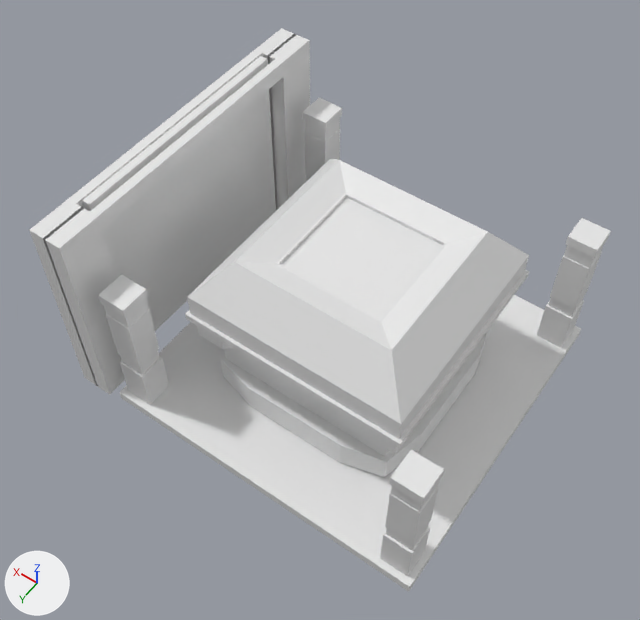
An edit to the Blender file Assets/Assets/Obj/Station.blend, drawn before and after from the same camera.
Both versions are drawn from a 50 mm lens placed at (-1.6, 2.62, 4.46), pointed at (0.17, 0.14, 0.57). Every picture has the same lights, and +X, +Y and +Z are marked at lower left. Materials are left out; every surface is plain grey.

The first picture shows 'Cube', 'Hijack', 'OnewayGate_Gate', 'OnewayGate_Movable', 'Platform'.
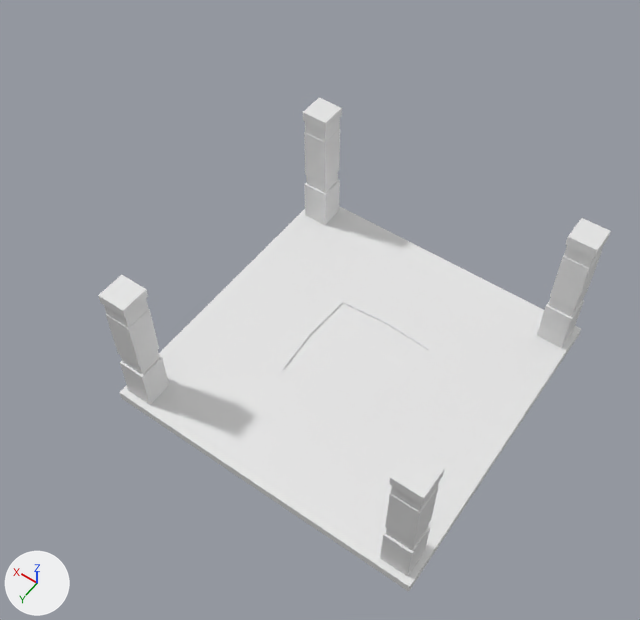
The change, as a list of edits to the scene's bpy script:
```text
Change ob_cube:
    add ob_cube.hide_set(True)
Change ob_hijack:
    add ob_hijack.hide_set(True)
Change ob_onewaygate_movable:
    add ob_onewaygate_movable.hide_set(True)
Change ob_onewaygate_gate:
    add ob_onewaygate_gate.hide_set(True)
```

What differs and where, as boxes (x1, y1, x2, y2) in the pictures (640 x 620 px):
'Hijack', hidden
    before: (185, 159, 529, 454)
'OnewayGate_Movable', hidden
    before: (82, 56, 276, 331)
'OnewayGate_Gate', hidden
    before: (29, 28, 310, 395)
'Cube', hidden
    before: (221, 329, 489, 477)
